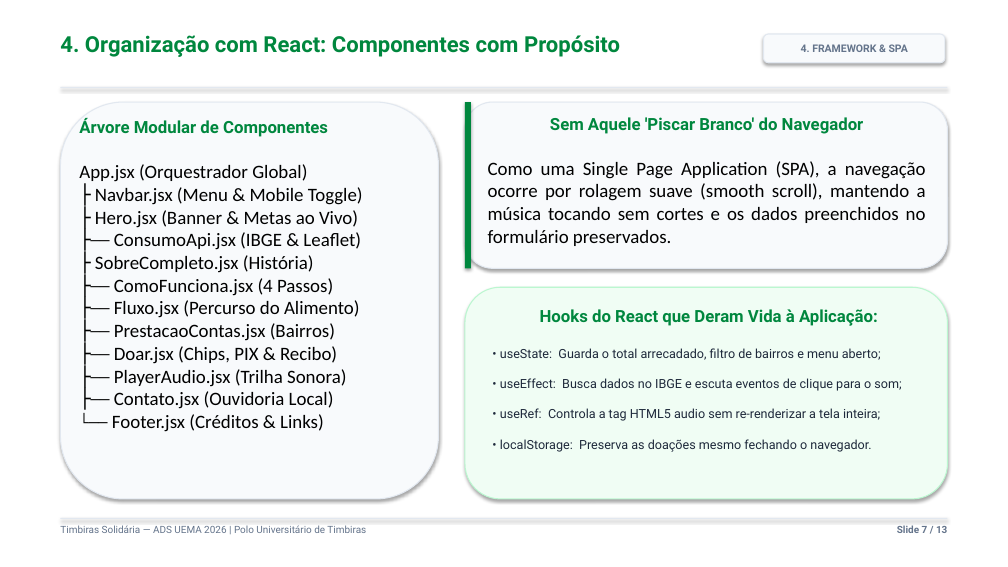
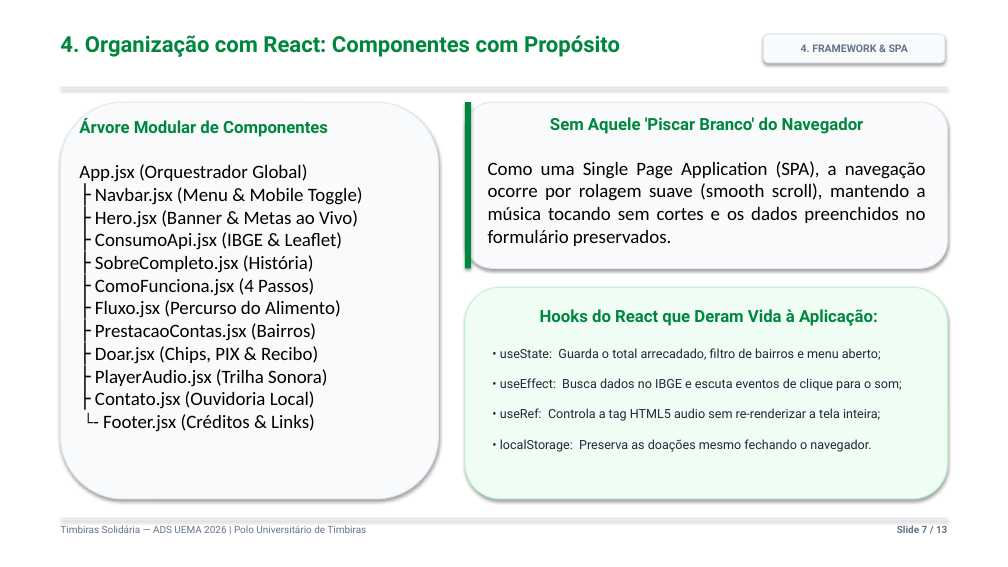
Before and after one commit to ambersonrogers/timbiras-solidaria, a slide deck: slide 7 of Relatorio_Atividade_2_Slides.pptx. Drawn at 1008x567 pixels with LibreOffice and Linux fonts; fonts in the diff are those of the drawing. Boxes give left, top, right and bottom in pixels: in the first picture for what was removed or moved away, otherwise in the second. Text is boxed around its words. In the diff, an @@ line names an element or a change of style, - is before the commit and + after.

Commit message:
Relatorio_Atividade_2_Slides.pptx: sincronizacao da apresentacao

```diff
--- a/Relatorio_Atividade_2_Slides.pptx
+++ b/Relatorio_Atividade_2_Slides.pptx
@@ text at (x1=79, y1=164, x2=363, y2=432): text changed @@
-App.jsx (Orquestrador Global)
-├ Navbar.jsx (Menu & Mobile Toggle)
-├ Hero.jsx (Banner & Metas ao Vivo)
-├── ConsumoApi.jsx (IBGE & Leaflet)
-├ SobreCompleto.jsx (História)
-├── ComoFunciona.jsx (4 Passos)
-├── Fluxo.jsx (Percurso do Alimento)
-├── PrestacaoContas.jsx (Bairros)
-├── Doar.jsx (Chips, PIX & Recibo)
-├── PlayerAudio.jsx (Trilha Sonora)
-├── Contato.jsx (Ouvidoria Local)
-└── Footer.jsx (Créditos & Links)
+App.jsx (Orquestrador Global)
+├ Navbar.jsx (Menu & Mobile Toggle)
+├ Hero.jsx (Banner & Metas ao Vivo)
+├ ConsumoApi.jsx (IBGE & Leaflet)
+├ SobreCompleto.jsx (História)
+├ ComoFunciona.jsx (4 Passos)
+├ Fluxo.jsx (Percurso do Alimento)
+├ PrestacaoContas.jsx (Bairros)
+├ Doar.jsx (Chips, PIX & Recibo)
+├ PlayerAudio.jsx (Trilha Sonora)
+├ Contato.jsx (Ouvidoria Local)
+└- Footer.jsx (Créditos & Links)
```
